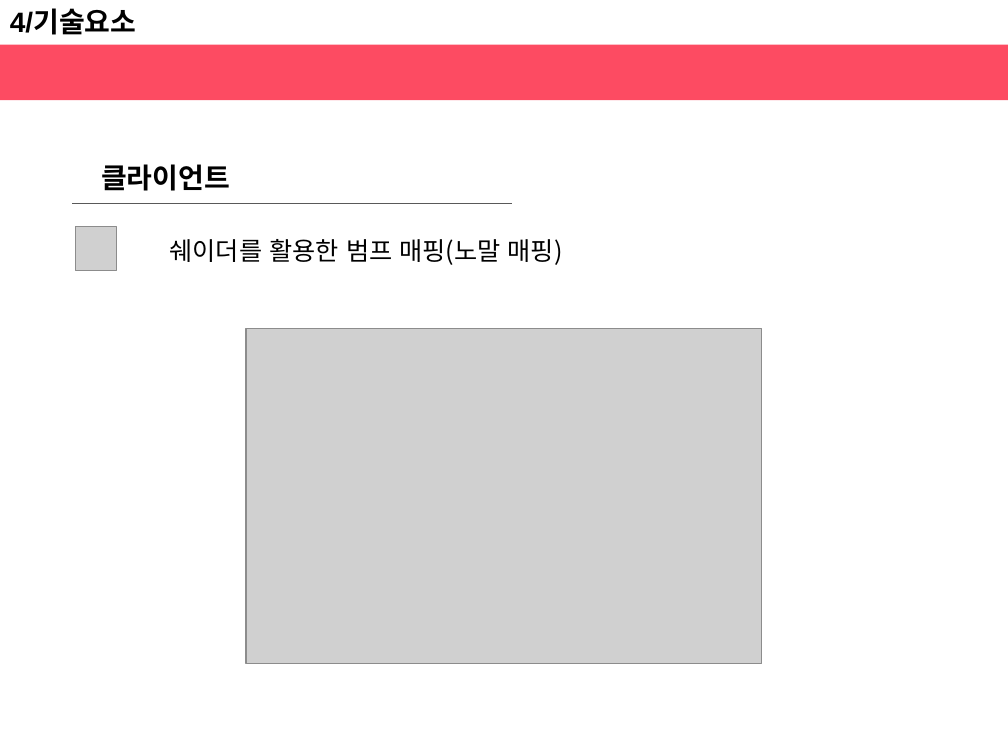
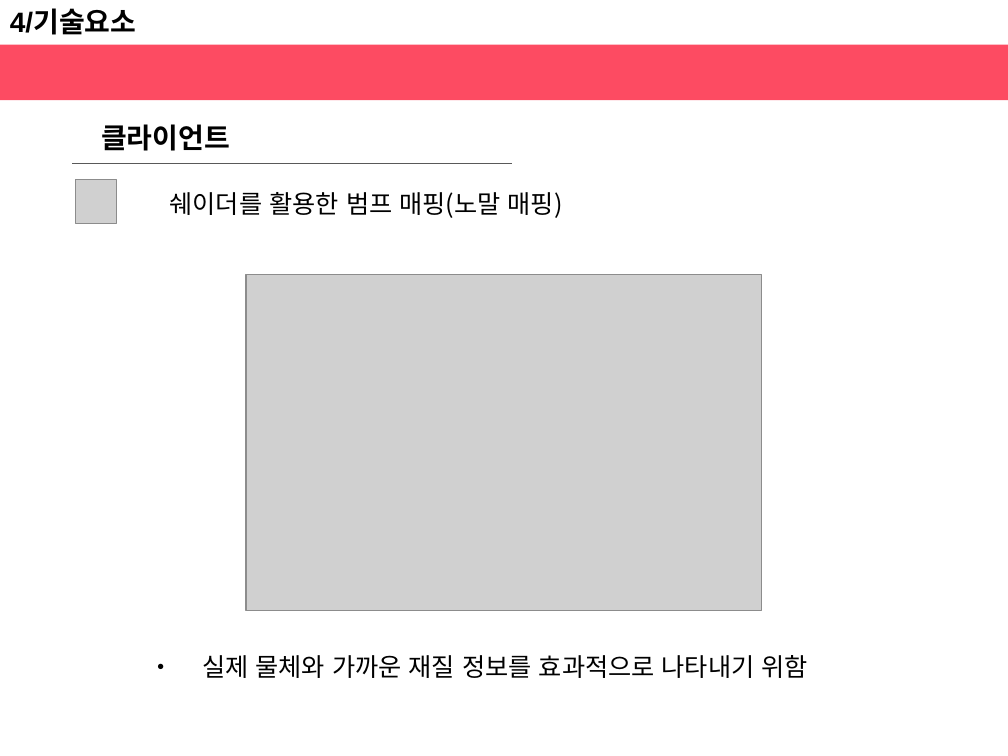
Before and after one commit to haeunjung/Team_Project, a slide deck: slide 9 of 기획문서/게임 제안서.pptx. Drawn at 1008x756 pixels with LibreOffice and Linux fonts; fonts in the diff are those of the drawing; grey boxes stand for pictures. Boxes give left, top, right and bottom in pixels: in the first picture for what was removed or moved away, otherwise in the second. Text is boxed around its words. In the diff, an @@ line names an element or a change of style, - is before the commit and + after.

```diff
--- a/기획문서/게임 제안서.pptx
+++ b/기획문서/게임 제안서.pptx
@@ text "클라이언트": place and size @@
-text "클라이언트" at (101,164,230,191)
+text "클라이언트" at (101,124,230,151)
@@ line moved from (73, 204) - (512, 204) to (73, 163) - (512, 163) @@
@@ picture: place and size @@
-picture at (76,227,117,270)
+picture at (76,179,117,223)
@@ text "쉐이더를 활용한 범프 매핑(노말 매핑)": place and size @@
-text "쉐이더를 활용한 범프 매핑(노말 매핑)" at (170,239,563,265)
+text "쉐이더를 활용한 범프 매핑(노말 매핑)" at (170,192,563,218)
@@ picture: place and size @@
-picture at (246,329,762,664)
+picture at (246,275,762,611)
@@ text added at (202,655,808,678), 18 pt, text #000000 @@
+• 실제 물체와 가까운 재질 정보를 효과적으로 나타내기 위함
```
Also in this commit, not shown: 2 other slides changed.
